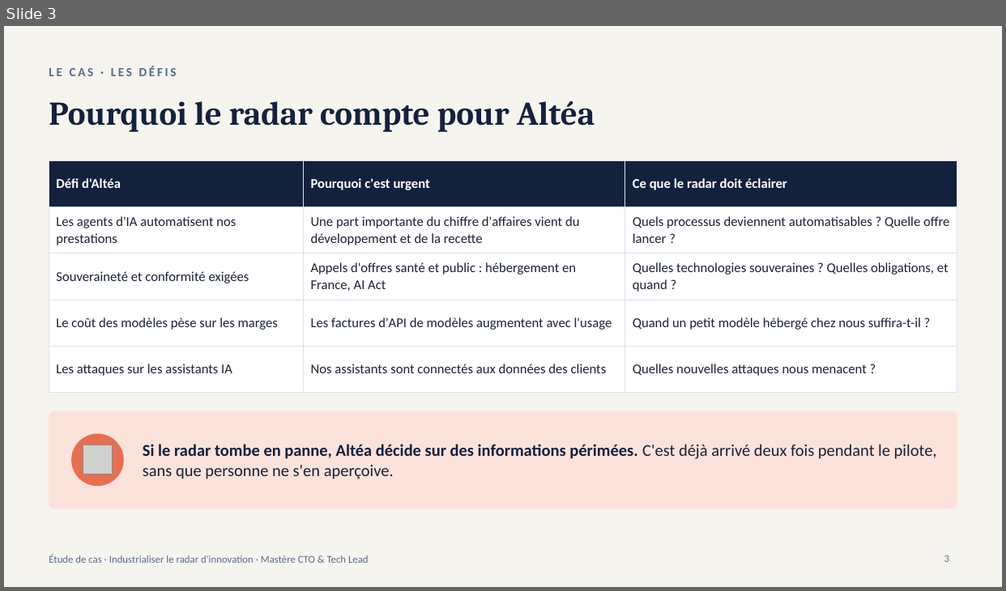
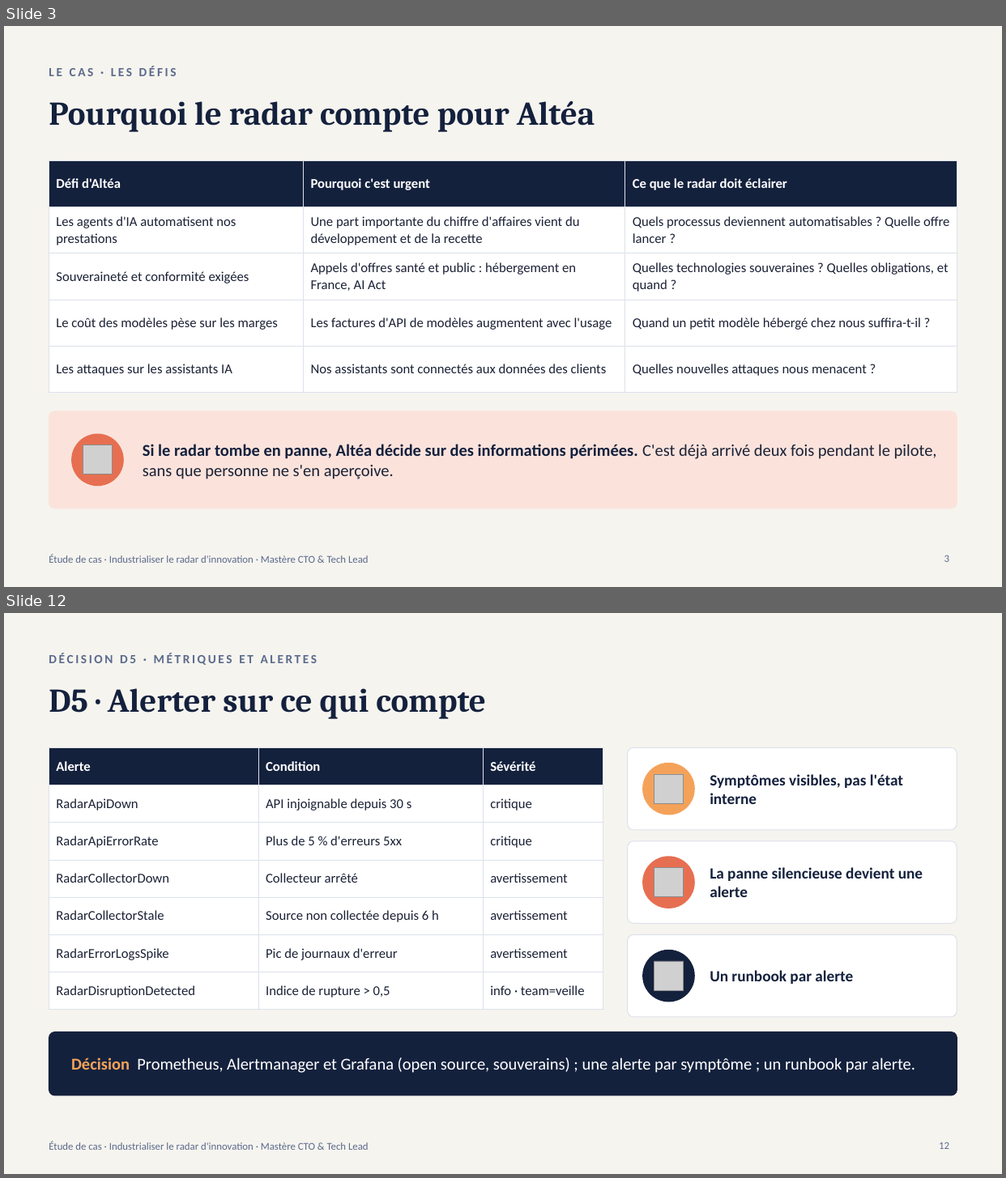
Before and after one commit to nderhore/radar-veille-ia-kubernetes, a slide deck: 03_slides-etude-de-cas.pptx. Shown one above the other, each under a label of ours: slide 3 before the commit, slides 3 and 12 after it; the slides between them are not shown. The pictures are 1006x591 and 1006x1178 pixels, drawn with LibreOffice and Linux fonts; fonts in the diff are those of the drawing; grey boxes stand for pictures. Boxes give left, top, right and bottom in pixels: in the first picture for what was removed or moved away, otherwise in the second. Text is boxed around its words. In the diff, an @@ line names an element or a change of style, - is before the commit and + after.

Commit message:
docs: adapte l'étude de cas, les diapositives et les runbooks à docker compose

```diff
--- a/03_slides-etude-de-cas.pptx
+++ b/03_slides-etude-de-cas.pptx
@@ slide 12 added at (x1=4, y1=613, x2=1002, y2=1174), background #F6F4EF; not listed: 1 template element that a slide beside it also shows @@
@@ text added at (x1=49, y1=653, x2=317, y2=665), 12 pt, text #5B6B8C, bold @@
+DÉCISION D5 · MÉTRIQUES ET ALERTES
@@ title added at (x1=49, y1=688, x2=486, y2=719), 32 pt, text #14213D, bold @@
+D5 · Alerter sur ce qui compte
@@ table added at (x1=49, y1=747, x2=603, y2=1001), 7 rows, 3 columns @@
+Alerte | Condition | Sévérité
+RadarApiDown | API injoignable depuis 30 s | critique
+RadarApiErrorRate | Plus de 5 % d'erreurs 5xx | critique
+RadarCollectorDown | Collecteur arrêté | avertissement
+RadarCollectorStale | Source non collectée depuis 6 h | avertissement
+RadarErrorLogsSpike | Pic de journaux d'erreur | avertissement
+RadarDisruptionDetected | Indice de rupture > 0,5 | info · team=veille
@@ rounded rectangle added at (x1=628, y1=747, x2=957, y2=830), fill #FFFFFF, outline #DCE1EA 0.75 pt @@
@@ ellipse added at (x1=642, y1=763, x2=695, y2=815), fill #F4A259 @@
@@ picture added at (x1=654, y1=774, x2=683, y2=803) @@
@@ text added at (x1=710, y1=774, x2=903, y2=804), 15 pt, text #14213D, bold @@
+Symptômes visibles, pas l'état interne
@@ rounded rectangle added at (x1=628, y1=841, x2=957, y2=924), fill #FFFFFF, outline #DCE1EA 0.75 pt @@
@@ ellipse added at (x1=642, y1=856, x2=695, y2=909), fill #E76F51 @@
@@ picture added at (x1=654, y1=867, x2=683, y2=897) @@
@@ text added at (x1=710, y1=867, x2=923, y2=897), 15 pt, text #14213D, bold @@
+La panne silencieuse devient une alerte
@@ rounded rectangle added at (x1=628, y1=935, x2=957, y2=1017), fill #FFFFFF, outline #DCE1EA 0.75 pt @@
@@ ellipse added at (x1=642, y1=950, x2=695, y2=1003), fill #14213D @@
@@ picture added at (x1=654, y1=961, x2=683, y2=990) @@
@@ text added at (x1=710, y1=970, x2=853, y2=984), 15 pt, text #14213D, bold @@
+Un runbook par alerte
@@ rounded rectangle added at (x1=49, y1=1033, x2=957, y2=1096), fill #14213D, outline #14213D 0.75 pt @@
@@ text added at (x1=71, y1=1058, x2=915, y2=1073), 16 pt, text #FFFFFF @@
+Décision Prometheus, Alertmanager et Grafana (open source, souverains) ; une alerte par symptôme ; un runbook par alerte.
@@ page number added at (x1=939, y1=1142, x2=949, y2=1149), 10 pt, text #5B6B8C @@
+12
```
Also in this commit, not shown: 14 slides changed, 6 other slides added, 8 slides removed, 5 other files.
